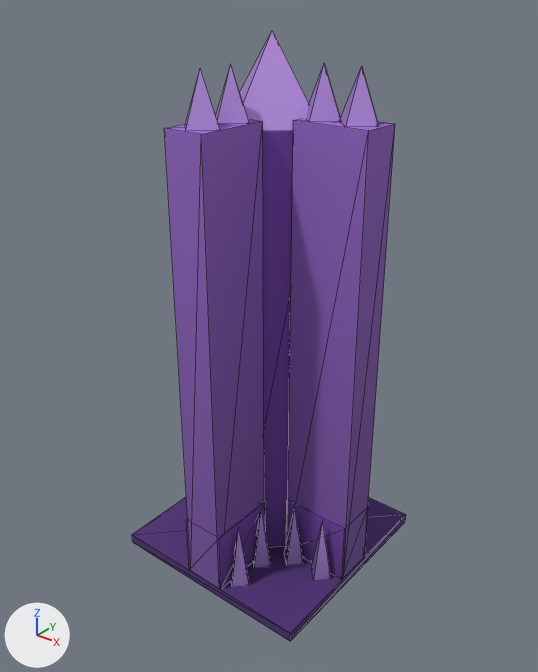
A saved change to the glTF model data/model/wall_crystal_corner.glb.
Before and after are seen from a 50 mm lens placed at (1.88, -2.37, 2.59), pointed at (0.01, -0.03, 1.14). Lighting does not change. The marker at lower left points along +X, +Y and +Z. The first picture is the older version. Mesh edges are drawn as thin lines. Vertices at exactly the same position are counted once.
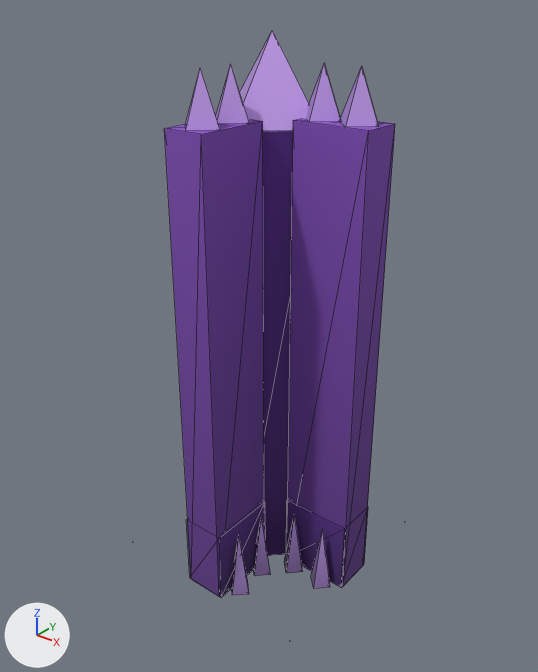
What differs and where, as boxes [x1, y1, x2, y2] in the pictures (538 x 672 px; the box of a moved part takes in the faces that stretch with it):
'Mesh_0', reshaped
    before: [132, 30, 406, 641]
    after: [164, 30, 395, 598]
part 1 of me_mesh_0, moved or reshaped
    before: [284, 507, 303, 565]
    after: [284, 514, 303, 573]
part 2 of me_mesh_0, moved or reshaped
    before: [311, 522, 331, 581]
    after: [311, 529, 330, 589]
part 3 of me_mesh_0, moved or reshaped
    before: [253, 510, 271, 568]
    after: [253, 518, 271, 576]
part 4 of me_mesh_0, moved or reshaped
    before: [231, 527, 249, 587]
    after: [232, 537, 249, 596]
part 5 of me_mesh_0, cut back (purple)
    before: [132, 497, 406, 641]
part 6 of me_mesh_0, moved or reshaped
    before: [164, 120, 395, 589]
    after: [164, 120, 395, 598]
part 7 of me_mesh_0, surface changed
    before: [164, 32, 395, 589]
    after: [164, 32, 395, 598]

What changed in the scene script:
```text
Change me_mesh_0:
    used by ob_mesh_0; location = (0.0, 0.0, 0.0)
    remove me_mesh_0.from_pydata(...)  # 113 vertices, 150 faces; spans x -0.5..0.5, y -0.5..0.5, z 0.0..2.4
    add me_mesh_0.from_pydata(...)  # 137 vertices, 186 faces; spans x -0.5..0.5, y -0.5..0.5, z 0.0..2.4
    me_mesh_0 part 1: the loose piece of 5 vertices spanning x 0.18..0.3, y -0.19..-0.07, z 0.05..0.37 is moved by (0.0, 0.0, -0.05)
    me_mesh_0 part 2: the loose piece of 5 vertices spanning x 0.34..0.46, y -0.19..-0.07, z 0.05..0.37 is moved by (0.0, 0.0, -0.05)
    me_mesh_0 part 3: the loose piece of 5 vertices spanning x 0.07..0.19, y -0.3..-0.18, z 0.05..0.37 is moved by (0.0, 0.0, -0.05)
    me_mesh_0 part 4: the loose piece of 5 vertices spanning x 0.07..0.19, y -0.46..-0.34, z 0.05..0.37 is moved by (0.0, 0.0, -0.05)
    me_mesh_0 part 5
    4 vertices are removed from x -0.5..0.5, y -0.5..0.5, z 0.05
    12 faces are deleted
    28 vertices are added at x -0.5..0.5, y -0.5..0.5, z 0.0
    48 new faces join them
    me_mesh_0 part 6
    21 vertices in x -0.24..0.5, y -0.5..0.24, z 0.05 move by (0.0, 0.0, -0.05)
    me_mesh_0 part 7: 90 kept faces spanning x -0.24..0.5, y -0.5..0.24, z 0.0..2.4 get new texture (UV) coordinates
    other edits to the shape of me_mesh_0 do not show in these pictures
```
